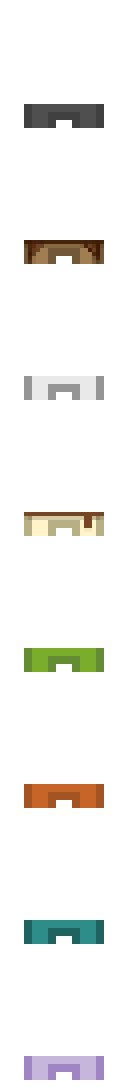
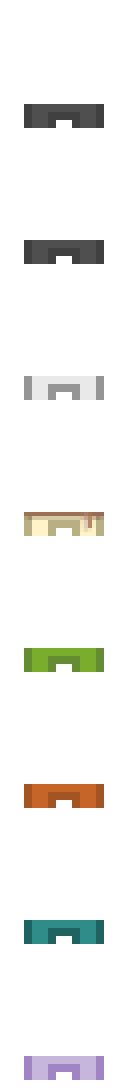
The second 128px x 1088px image is a revision of the first. Changes to its layers:
painted on "characters.png copy #1" over [24, 240, 104, 532]
